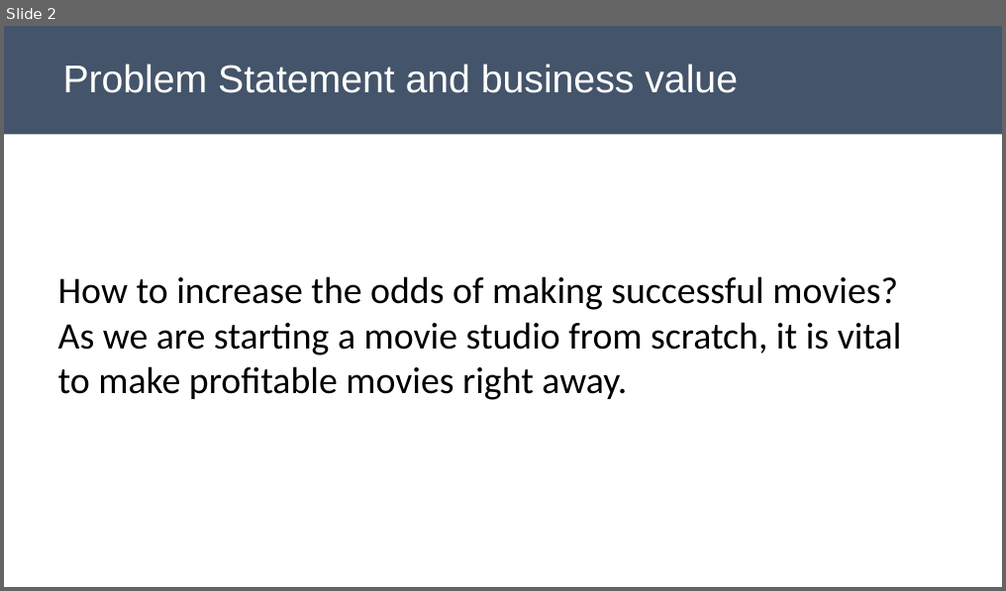
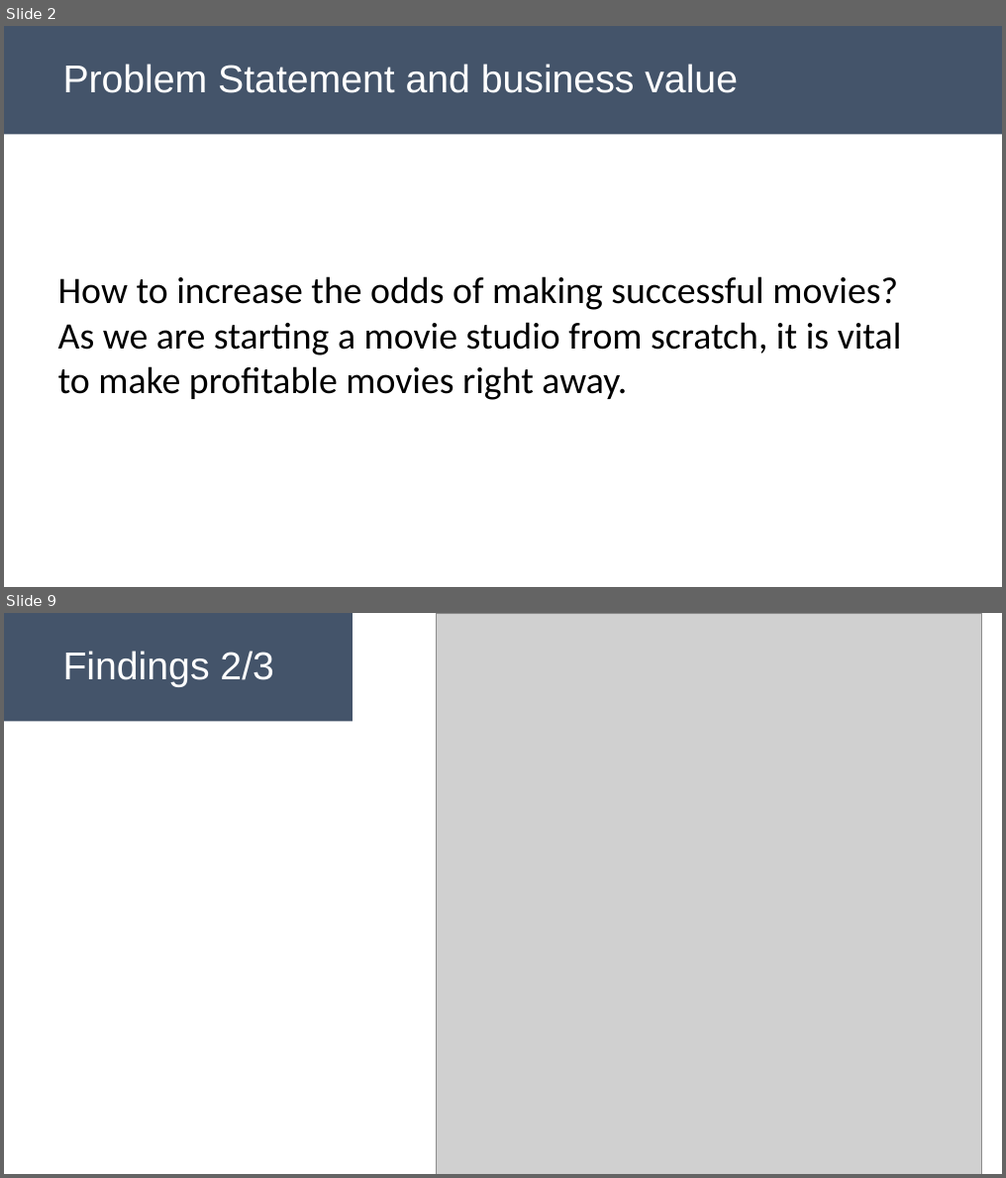
Before and after one commit to poariston/DataAnalysis_SuccessfulMovies, a slide deck: Mod1Project_Presentation_POAriston.pptx. Shown one above the other, each under a label of ours: slide 2 before the commit, slides 2 and 9 after it; the slides between them are not shown. The pictures are 1006x591 and 1006x1178 pixels, drawn with LibreOffice and Linux fonts; fonts in the diff are those of the drawing; grey boxes stand for pictures. Boxes give left, top, right and bottom in pixels: in the first picture for what was removed or moved away, otherwise in the second. Text is boxed around its words. In the diff, an @@ line names an element or a change of style, - is before the commit and + after.

```diff
--- a/Mod1Project_Presentation_POAriston.pptx
+++ b/Mod1Project_Presentation_POAriston.pptx
@@ slide 9 added at <box>4,613,1002,1174</box>, background #FFFFFF @@
@@ rectangle added at <box>4,613,352,722</box>, fill #44546A, 37.3 pt, text #FFFFFF @@
+Findings 2/3
@@ picture added at <box>436,613,982,1174</box> @@
```
Also in this commit, not shown: 6 slides changed, 2 other slides added.
